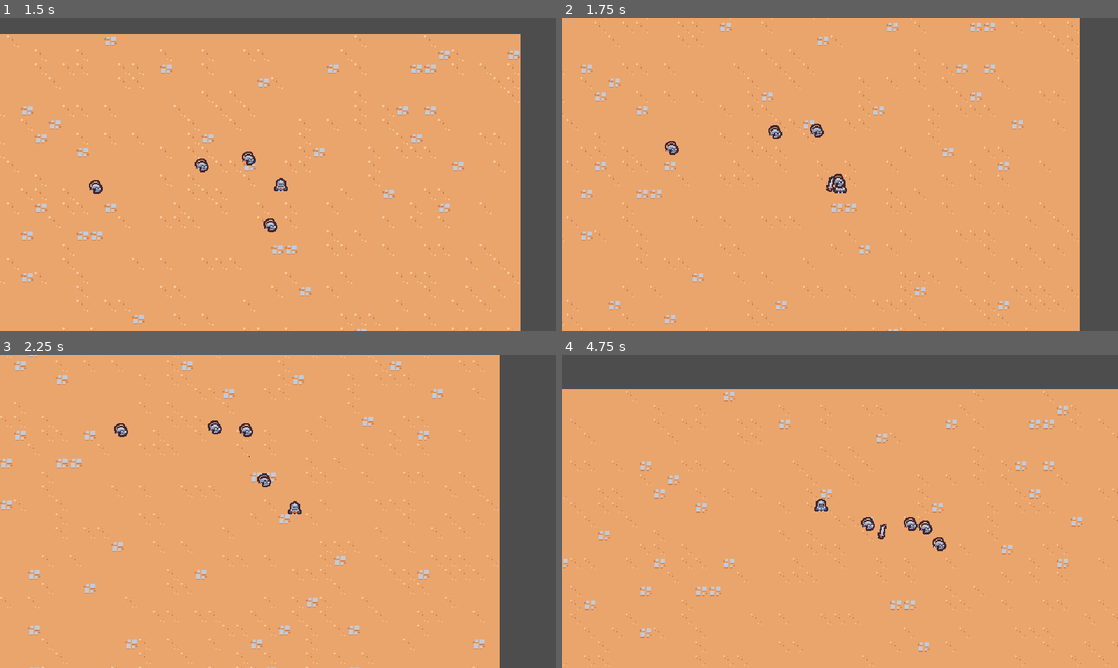
Above: before the commit, frames 1-4 (two rows, left to right).
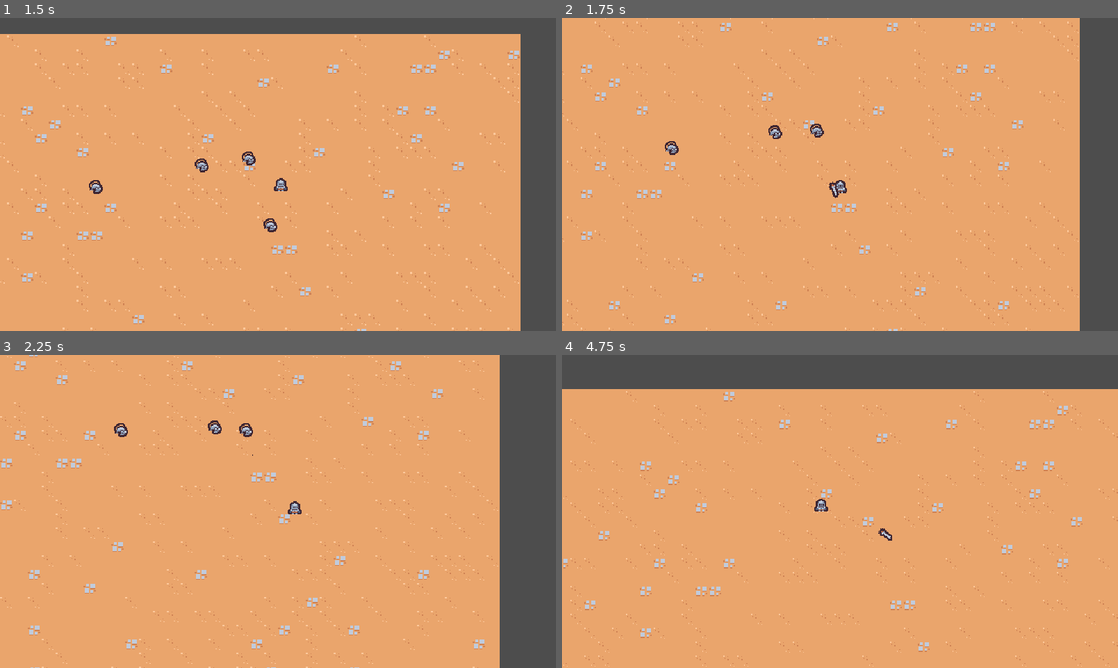
Above: after the commit, the same moments.

Repository: rafariossaa/godot_2d_survival_tutorial
Game: Godot game, scene res://scenes/main/main.tscn
Two runs of this game, one before a commit and one after it. Both use one fixed random seed, a clock stepped at 60 frames per second and the inputs below.
Inputs:
- Up to frame 1 (1.5 s): hold Right (move_right) 0.53-1.28 s; hold Down (move_down) from 1.28 s (still down)
- Up to frame 2 (1.75 s): keep holding Down (move_down)
- Up to frame 3 (2.25 s): release Down (move_down) at 2.03 s; hold Right (move_right) from 2.03 s (still down)
- Up to frame 4 (4.75 s): release Right (move_right) at 2.78 s; hold Up (move_up) 2.78-3.53 s; hold Left (move_left) from 3.53 s (still down)

Frame 1 is identical in both runs. In frame 2, 0.1% of the frame differs, in the area x 47-51%, y 49-58%; in frame 3, less than 0.1%; in frame 4, 0.4%, in the area x 53-70%, y 51-63%.

Commit message:
Lesson 11- Destroying Enemies

Diff:
--- a/project.godot
+++ b/project.godot
@@ -50,6 +50,12 @@
 ]
 }
 
+[layer_names]
+
+2d_physics/layer_1="Terrain"
+2d_physics/layer_2="Player"
+2d_physics/layer_3="Enemie"
+
 [rendering]
 
 textures/canvas_textures/default_texture_filter=0
--- a/scenes/ability/sword_ability/sword_ability.tscn
+++ b/scenes/ability/sword_ability/sword_ability.tscn
@@ -37,13 +37,28 @@
 tracks/2/interp = 1
 tracks/2/loop_wrap = true
 tracks/2/keys = {
-"times": PackedFloat32Array(),
-"transitions": PackedFloat32Array(),
-"values": []
+"times": PackedFloat32Array(0.75),
+"transitions": PackedFloat32Array(1),
+"values": [{
+"args": [],
+"method": &"queue_free"
+}]
+}
+tracks/3/type = "value"
+tracks/3/imported = false
+tracks/3/enabled = true
+tracks/3/path = NodePath("../Area2D/CollisionShape2D:disabled")
+tracks/3/interp = 1
+tracks/3/loop_wrap = true
+tracks/3/keys = {
+"times": PackedFloat32Array(0, 0.2, 0.4),
+"transitions": PackedFloat32Array(1, 1, 1),
+"update": 1,
+"values": [true, false, true]
 }
 
-[sub_resource type="Animation" id="Animation_68pgb"]
-length = 0.001
+[sub_resource type="Animation" id="Animation_vshpv"]
+resource_name = "RESET"
 tracks/0/type = "value"
 tracks/0/imported = false
 tracks/0/enabled = true
@@ -68,12 +83,27 @@
 "update": 0,
 "values": [Vector2(1, 1)]
 }
+tracks/2/type = "value"
+tracks/2/imported = false
+tracks/2/enabled = true
+tracks/2/path = NodePath("../Area2D/CollisionShape2D:disabled")
+tracks/2/interp = 1
+tracks/2/loop_wrap = true
+tracks/2/keys = {
+"times": PackedFloat32Array(0),
+"transitions": PackedFloat32Array(1),
+"update": 1,
+"values": [true]
+}
 
 [sub_resource type="AnimationLibrary" id="AnimationLibrary_vgkp6"]
 _data = {
-"RESET": SubResource("Animation_68pgb"),
+"RESET": SubResource("Animation_vshpv"),
 "swing": SubResource("Animation_h1b4k")
 }
+
+[sub_resource type="RectangleShape2D" id="RectangleShape2D_dm2ck"]
+size = Vector2(30, 30)
 
 [node name="SwordAbility" type="Node2D"]
 
@@ -87,3 +117,12 @@
 [node name="Sprite2D" type="Sprite2D" parent="."]
 texture = ExtResource("1_4bleg")
 offset = Vector2(0, -4)
+
+[node name="Area2D" type="Area2D" parent="."]
+collision_layer = 4
+collision_mask = 0
+
+[node name="CollisionShape2D" type="CollisionShape2D" parent="Area2D"]
+position = Vector2(15, 0)
+shape = SubResource("RectangleShape2D_dm2ck")
+disabled = true
--- a/scenes/ability/sword_ability_controller/sword_ability_controller.gd
+++ b/scenes/ability/sword_ability_controller/sword_ability_controller.gd
@@ -36,3 +36,9 @@
 	player.get_parent().add_child(sword_instance)
 	# Makes the sword appear on the closest one
 	sword_instance.global_position = enemies[0].global_position
+	# Randomize the rotation + offset (4 pixels)
+	sword_instance.global_position += Vector2.RIGHT.rotated(randf_range(0, TAU)) * 4
+
+
+	var enemy_direction = enemies[0].global_position - sword_instance.global_position
+	sword_instance.rotation = enemy_direction.angle()
--- a/scenes/basic_enemy/basic_enemy.gd
+++ b/scenes/basic_enemy/basic_enemy.gd
@@ -4,14 +4,15 @@
 
 # Called when the node enters the scene tree for the first time.
 func _ready():
-	pass # Replace with function body.
+	$Area2D.area_entered.connect(on_area_entered)
 
 
 # Called every frame. 'delta' is the elapsed time since the previous frame.
-func _process(delta):
+func _process(_delta):
 	var direction = get_direction_to_player()
 	velocity = direction * MAX_SPEED
 	move_and_slide()
+
 
 # Returns a normalized vector to player possition
 func get_direction_to_player():
@@ -21,3 +22,7 @@
 		return (player_node.global_position - global_position).normalized()
 
 	return Vector2.ZERO
+
+
+func on_area_entered(_other_area: Area2D):
+	queue_free()
--- a/scenes/basic_enemy/basic_enemy.tscn
+++ b/scenes/basic_enemy/basic_enemy.tscn
@@ -1,7 +1,10 @@
-[gd_scene load_steps=4 format=3 uid="uid://dq67n0xogok68"]
+[gd_scene load_steps=5 format=3 uid="uid://dq67n0xogok68"]
 
 [ext_resource type="Script" path="res://scenes/basic_enemy/basic_enemy.gd" id="1_4ivcd"]
 [ext_resource type="Texture2D" uid="uid://cq11dm3qffmi3" path="res://scenes/basic_enemy/base_enemy.png" id="2_4kk1l"]
+
+[sub_resource type="CircleShape2D" id="CircleShape2D_7nu8y"]
+radius = 12.0
 
 [sub_resource type="CircleShape2D" id="CircleShape2D_srxry"]
 radius = 5.0
@@ -10,6 +13,14 @@
 collision_layer = 0
 script = ExtResource("1_4ivcd")
 
+[node name="Area2D" type="Area2D" parent="."]
+collision_layer = 0
+collision_mask = 4
+
+[node name="CollisionShape2D" type="CollisionShape2D" parent="Area2D"]
+position = Vector2(0, -5)
+shape = SubResource("CircleShape2D_7nu8y")
+
 [node name="Sprite2D" type="Sprite2D" parent="."]
 texture = ExtResource("2_4kk1l")
 offset = Vector2(0, -4)
--- a/scenes/player/player.gd
+++ b/scenes/player/player.gd
@@ -6,7 +6,7 @@
 	pass # Replace with function body.
 
 # Called every frame. 'delta' is the elapsed time since the previous frame.
-func _process(delta):
+func _process(_delta):
 	var movement_vector = get_movement_vector()
 	var direction = movement_vector.normalized()
 
Not shown: 1 places in scenes/ability/sword_ability/sword_ability.tscn that only renumber resources
